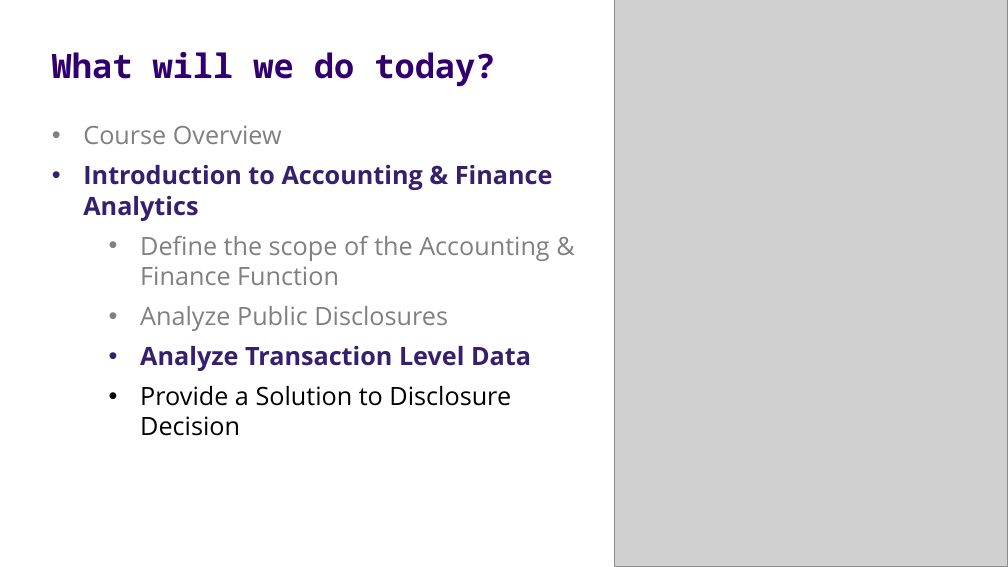
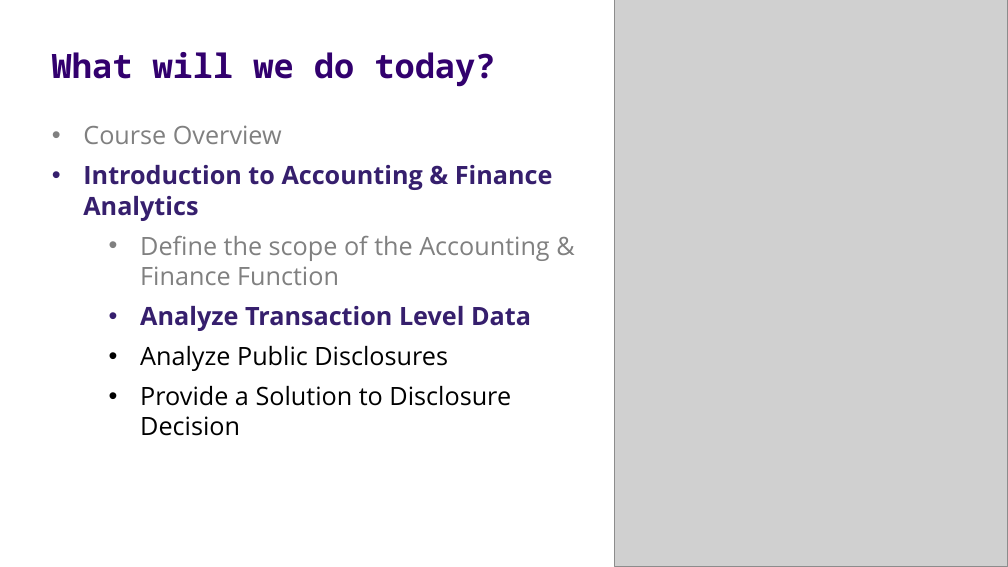
Before and after one commit to ashercurtis/slides.io, a slide deck: slide 11 of BUS AN_500/BUS AN500Class01_2026.pptx (slide 24 before the commit). Drawn at 1008x567 pixels with LibreOffice and Linux fonts; fonts in the diff are those of the drawing; grey boxes stand for pictures. Boxes give left, top, right and bottom in pixels: in the first picture for what was removed or moved away, otherwise in the second. Text is boxed around its words. In the diff, an @@ line names an element or a change of style, - is before the commit and + after.

```diff
--- a/BUS AN_500/BUS AN500Class01_2026.pptx
+++ b/BUS AN_500/BUS AN500Class01_2026.pptx
@@ text at (x1=140, y1=306, x2=531, y2=331): paragraph added @@
+  • Analyze Transaction Level Data
@@ text at (x1=140, y1=346, x2=531, y2=371): paragraph removed @@
-  • Analyze Transaction Level Data
@@ text at (x1=140, y1=346, x2=448, y2=371): text colour #808080 to #000000 in "Analyze Public Disclosures" @@
```
Also in this commit, not shown: 3 other slides changed, 1 other file.
